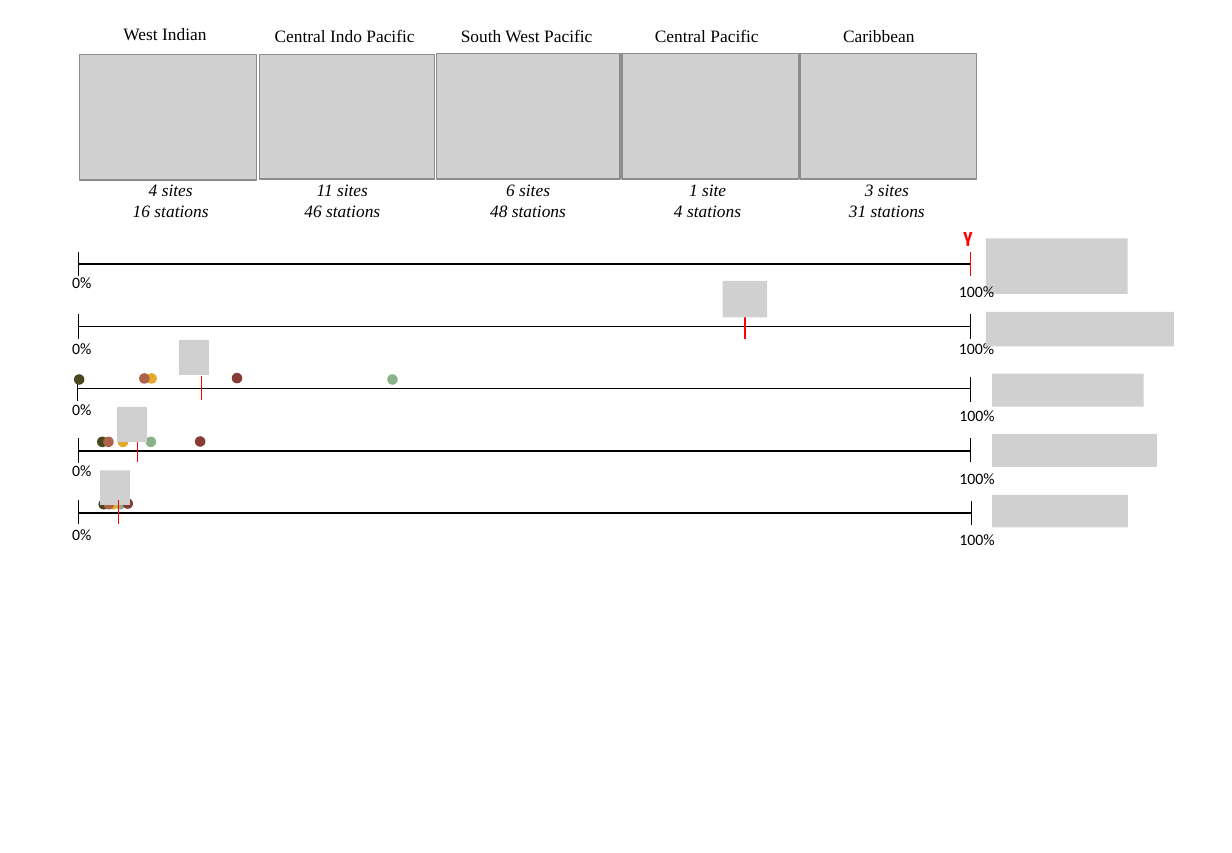
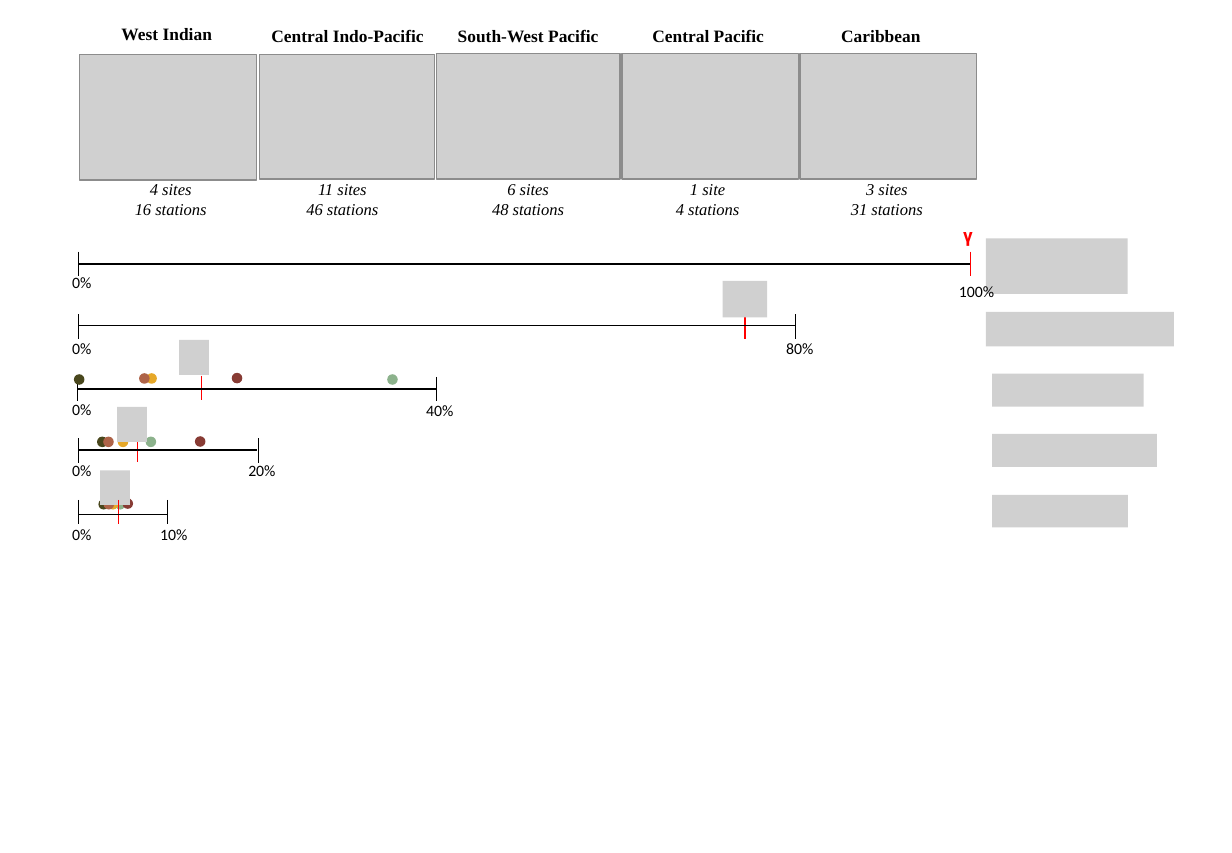
Before and after one commit to virginiemarques/Global_eDNA, a slide deck: slide 2 of outputs/06_diversity_partitioning/schema_partition.pptx. Drawn at 1232x853 pixels with LibreOffice and Linux fonts; fonts in the diff are those of the drawing; grey boxes stand for pictures. Boxes give left, top, right and bottom in pixels: in the first picture for what was removed or moved away, otherwise in the second. Text is boxed around its words. In the diff, an @@ line names an element or a change of style, - is before the commit and + after.

```diff
--- a/outputs/06_diversity_partitioning/schema_partition.pptx
+++ b/outputs/06_diversity_partitioning/schema_partition.pptx
@@ text at (x1=271, y1=29, x2=424, y2=42): text changed; bold on @@
-Central Indo Pacific
+Central Indo-Pacific
@@ text at (x1=458, y1=29, x2=598, y2=43): text changed; bold on @@
-South West Pacific
+South-West Pacific
@@ bold on in 3 elements at (x1=652, y1=29, x2=764, y2=42), (x1=121, y1=28, x2=212, y2=41), (x1=841, y1=30, x2=920, y2=42) @@
@@ size 11 to 10.5 pt in 5 elements at (x1=135, y1=184, x2=206, y2=215), (x1=306, y1=184, x2=378, y2=215), (x1=492, y1=184, x2=564, y2=215), (x1=676, y1=184, x2=739, y2=215), (x1=851, y1=184, x2=922, y2=215) @@
@@ line moved from (78, 326) - (971, 326) to (78, 325) - (795, 325) @@
@@ line moved from (970, 314) - (970, 339) to (795, 314) - (795, 339) @@
@@ text at (x1=786, y1=343, x2=813, y2=354): text changed @@
-100%
+80%
@@ line moved from (970, 378) - (970, 402) to (437, 377) - (437, 402) @@
@@ text added at (x1=426, y1=405, x2=453, y2=416), 10 pt, text #000000 @@
+40%
@@ group removed at (x1=78, y1=389, x2=994, y2=545): 3 lines, 3 texts @@
-100%
-100%
-100%
@@ line moved from (970, 438) - (970, 463) to (258, 439) - (258, 463) @@
@@ text added at (x1=248, y1=462, x2=275, y2=476), 10 pt, text #000000 @@
+20%
@@ line moved from (971, 501) - (971, 526) to (167, 501) - (167, 524) @@
@@ line added from (80, 515) to (168, 515), #000000 1 pt @@
@@ text added at (x1=160, y1=529, x2=187, y2=540), 10 pt, text #000000 @@
+10%
```
Also in this commit, not shown: 1 other file.
